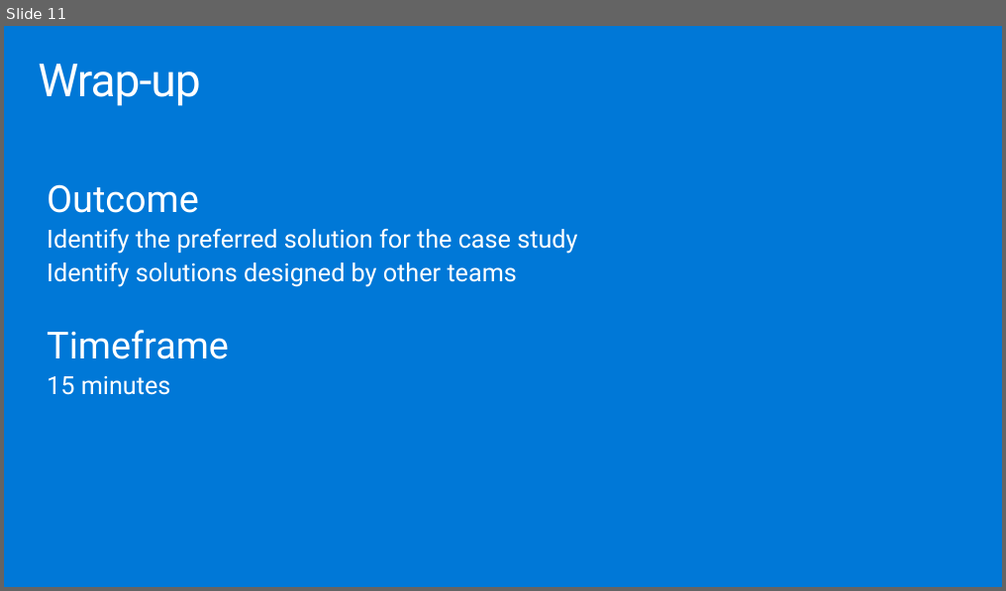
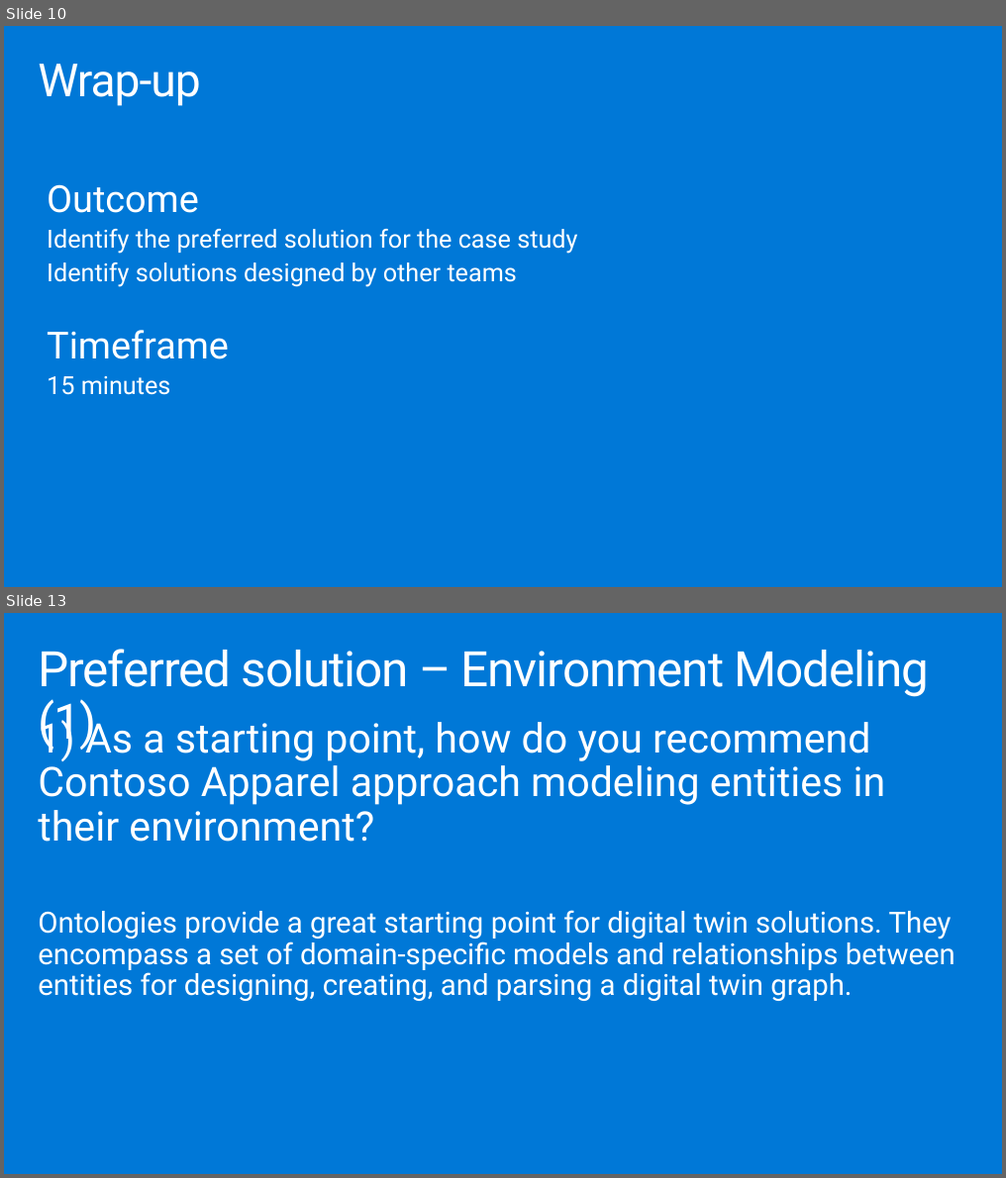
Before and after one commit to solliancenet/microsoft-leveraging-azure-digital-twins-supply-chain, a slide deck: Whiteboard design session/WDS trainer presentation - Leveraging Azure Digital Twins in a supply chain.pptx. Shown one above the other, each under a label of ours: slide 11 before the commit, slides 10 and 13 after it; the slides between them are not shown. The pictures are 1006x591 and 1006x1178 pixels, drawn with LibreOffice and Linux fonts; fonts in the diff are those of the drawing. Boxes give left, top, right and bottom in pixels: in the first picture for what was removed or moved away, otherwise in the second. Text is boxed around its words. In the diff, an @@ line names an element or a change of style, - is before the commit and + after.

```diff
--- a/Whiteboard design session/WDS trainer presentation - Leveraging Azure Digital Twins in a supply chain.pptx
+++ b/Whiteboard design session/WDS trainer presentation - Leveraging Azure Digital Twins in a supply chain.pptx
@@ slide 13 added at [4,613,1002,1174], background #0078D7 @@
@@ title added at [38,649,929,751], 47 pt, text #FFFFFF @@
+Preferred solution – Environment Modeling (1)
@@ text added at [38,715,955,1001], 28 pt, text #FFFFFF @@
+1) As a starting point, how do you recommend Contoso Apparel approach modeling entities in their environment?
+Ontologies provide a great starting point for digital twin solutions. They encompass a set of domain-specific models and relationships between entities for designing, creating, and parsing a digital twin graph.
@@ what was slide 11 is now slide 10 @@
```
Also in this commit, not shown: 1 slide changed, 19 other slides added, 17 slides removed, 1 other file.
